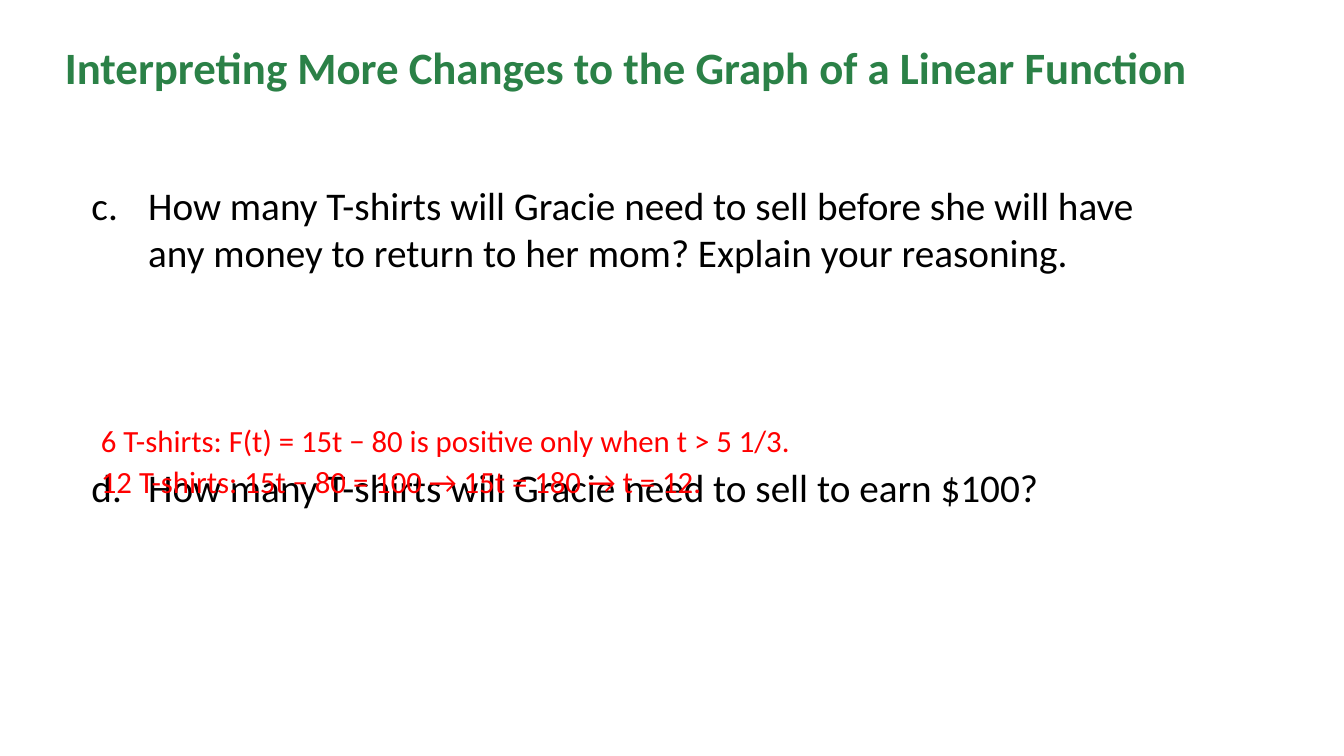
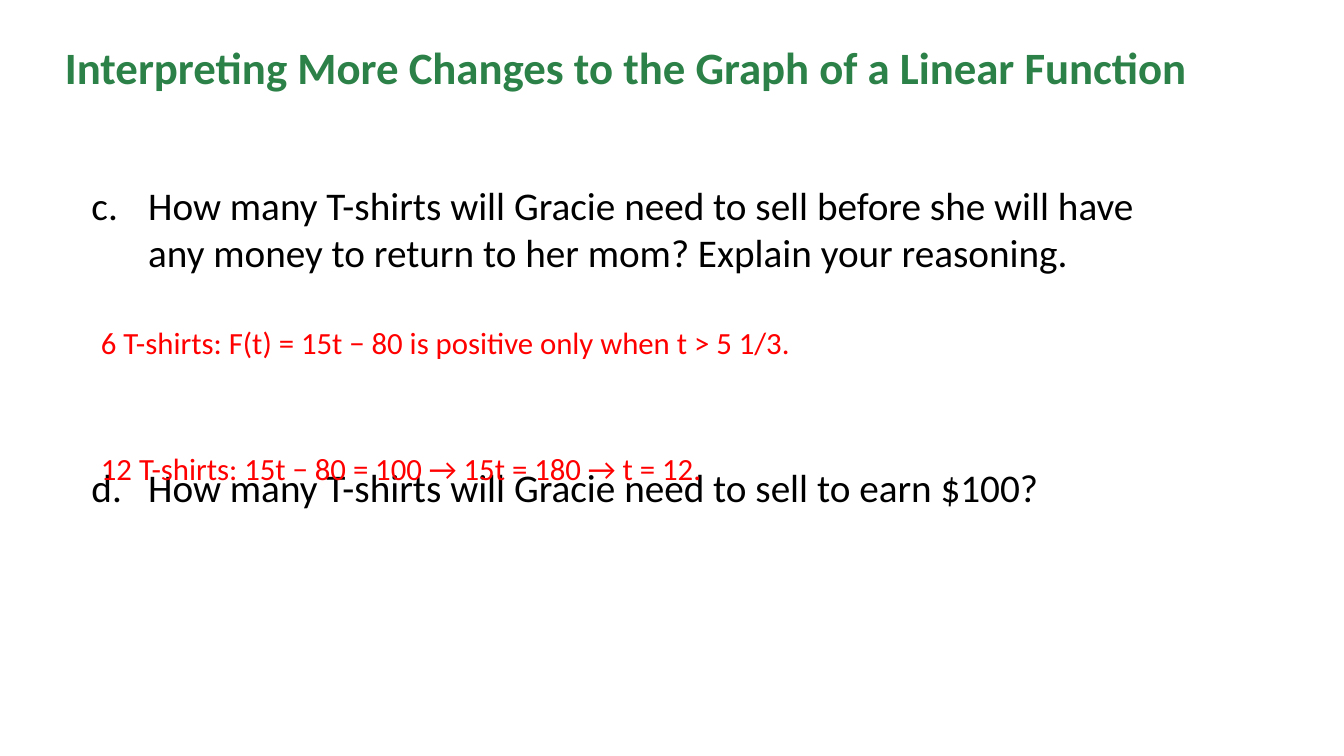
Before and after one commit to Apolloat2022/Algebra1M2U1L4, a slide deck: slide 61 of lesson6/BLMathematics_AlgI_M2_T1_L6_LessonSlides_ENG_with_answers.pptx. Drawn at 1344x756 pixels with LibreOffice and Linux fonts; fonts in the diff are those of the drawing; background and template pictures are left out. Boxes give left, top, right and bottom in pixels: in the first picture for what was removed or moved away, otherwise in the second. Text is boxed around its words. In the diff, an @@ line names an element or a change of style, - is before the commit and + after.

```diff
--- a/lesson6/BLMathematics_AlgI_M2_T1_L6_LessonSlides_ENG_with_answers.pptx
+++ b/lesson6/BLMathematics_AlgI_M2_T1_L6_LessonSlides_ENG_with_answers.pptx
@@ text "6 T-shirts: F(t) = 15t ...": place and size @@
-text "6 T-shirts: F(t) = 15t ..." at [101,429,790,502]
+text "6 T-shirts: F(t) = 15t ..." at [101,331,790,359]
@@ text at [101,471,701,502]: paragraph removed @@
-12 T-shirts: 15t − 80 = 100 → 15t = 180 → t = 12.
@@ text added at [101,458,701,489], 22 pt, text #FF0000 @@
+12 T-shirts: 15t − 80 = 100 → 15t = 180 → t = 12.
```
Also in this commit, not shown: 12 other slides changed, 1 other file.
